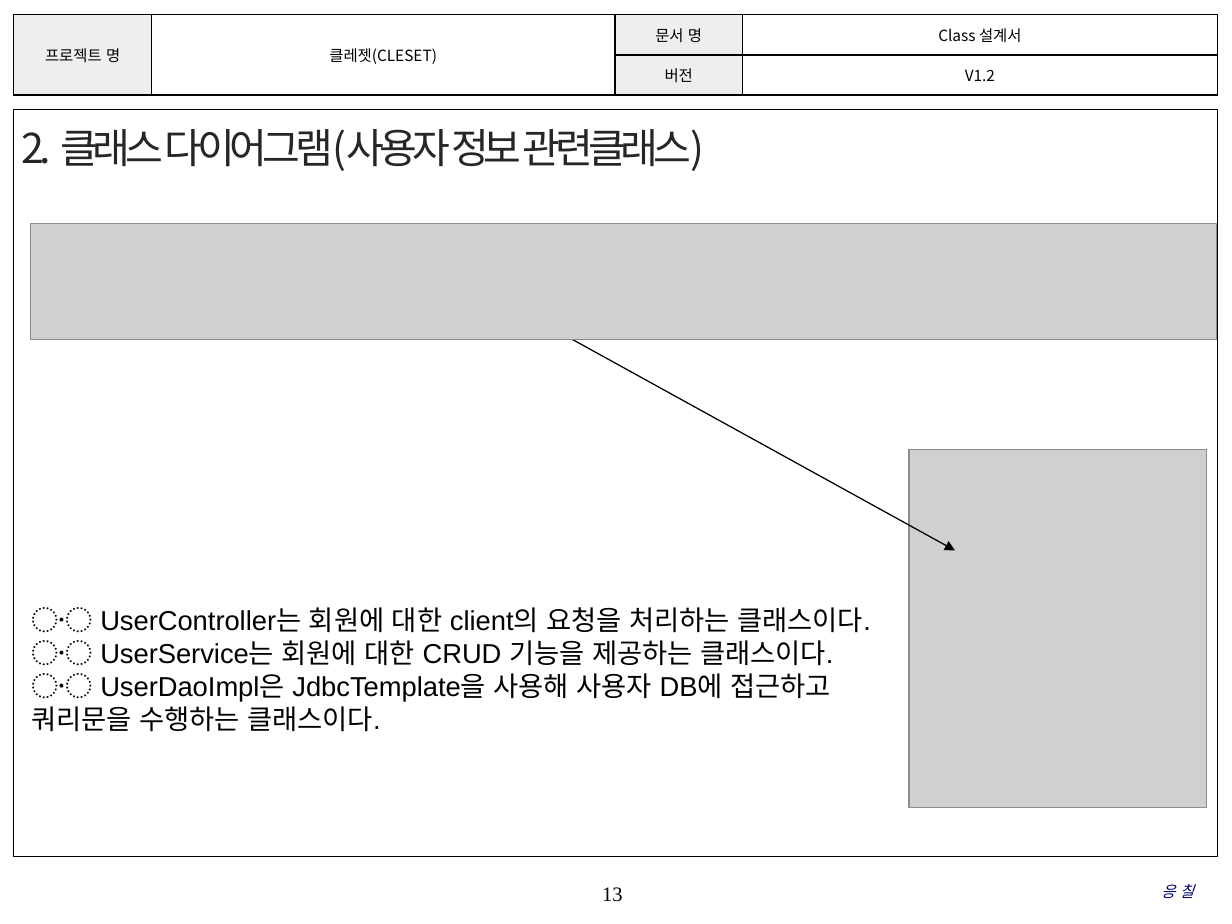
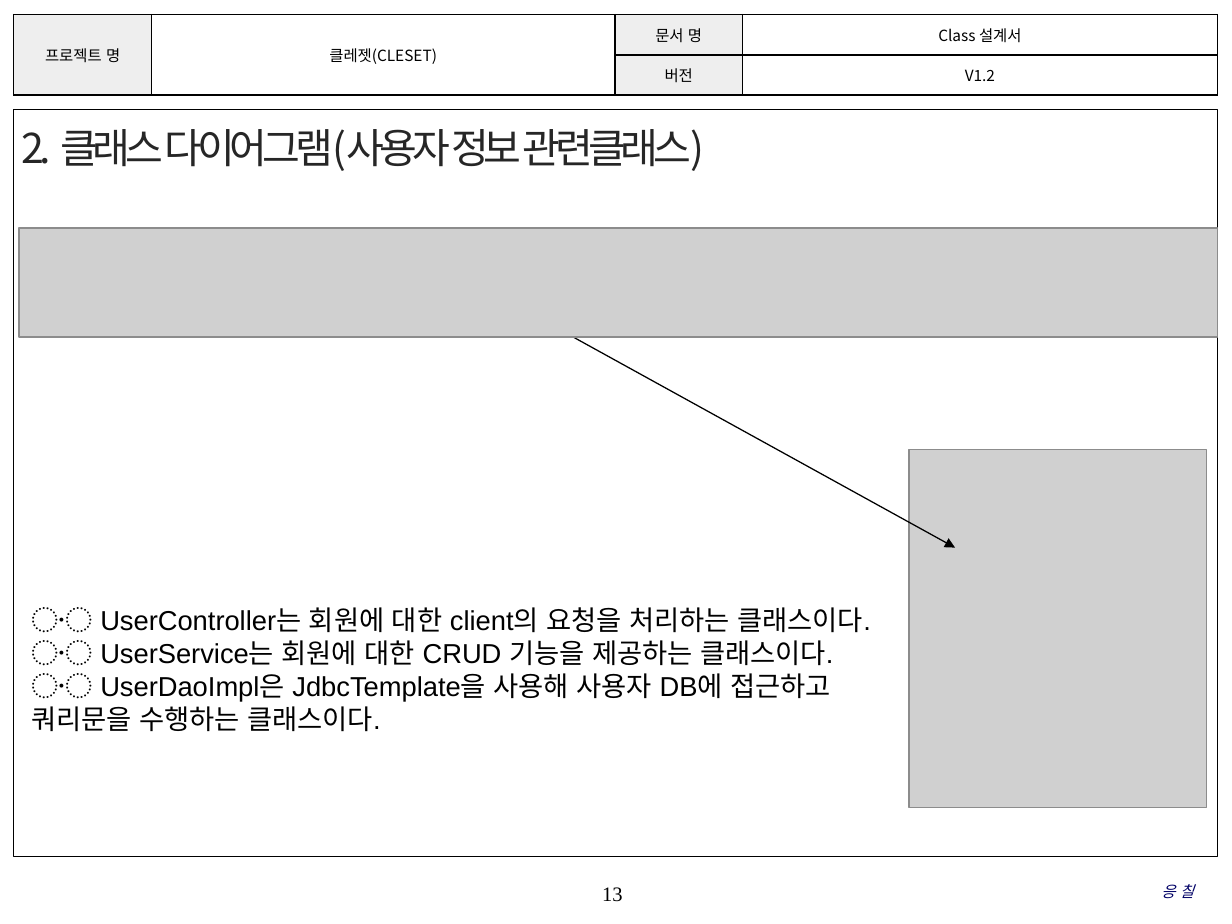
Before and after one commit to SunEom/SE2022-Team3, a slide deck: slide 13 of class design(ver 1.2).pptx. Drawn at 1232x924 pixels with LibreOffice and Linux fonts; fonts in the diff are those of the drawing; grey boxes stand for pictures; background and template pictures are left out. Boxes give left, top, right and bottom in pixels: in the first picture for what was removed or moved away, otherwise in the second. Text is boxed around its words. In the diff, an @@ line names an element or a change of style, - is before the commit and + after.

```diff
--- a/class design(ver 1.2).pptx
+++ b/class design(ver 1.2).pptx
@@ picture resized from (x1=31, y1=224, x2=1216, y2=340) to (x1=18, y1=228, x2=1217, y2=336) @@
@@ arrow moved from (570, 339) - (955, 551) to (570, 335) - (955, 548) @@
```
Also in this commit, not shown: 4 other slides changed, 1 other file.
